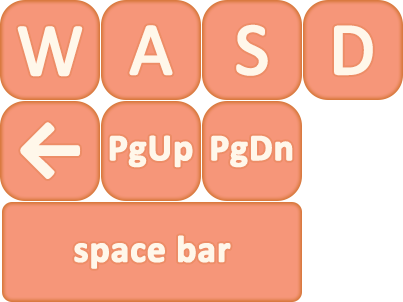
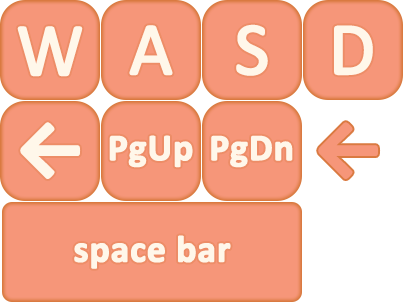
Layer changes from the first 403 x 302 image to the second:
added layer "←" (1st of 2, in "<") in group "<" over bbox(318, 122, 379, 179)
